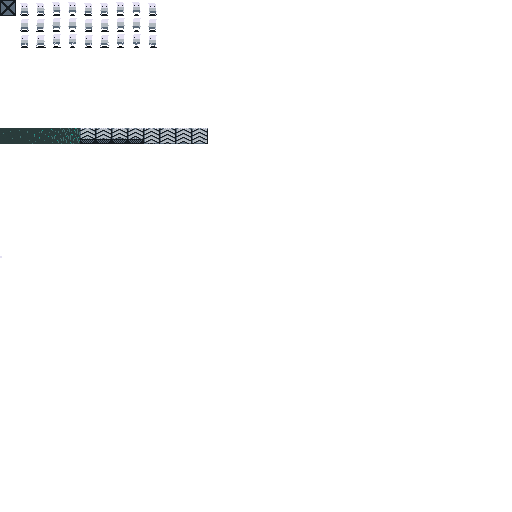
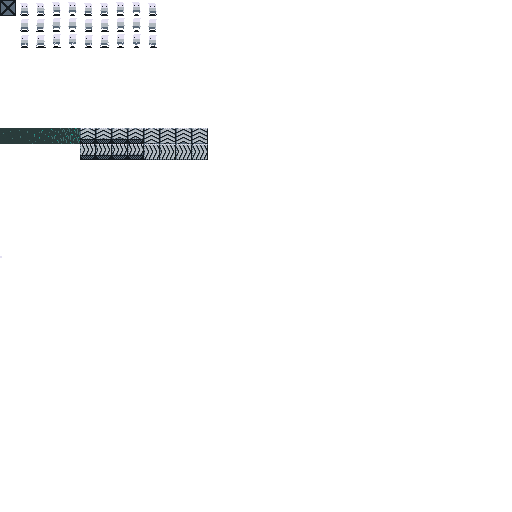
Before/after of a 512x512 layered artwork. What changed in the layer stack:
added layer "conveyors_e" above "blocks" over [80, 144, 208, 160]
